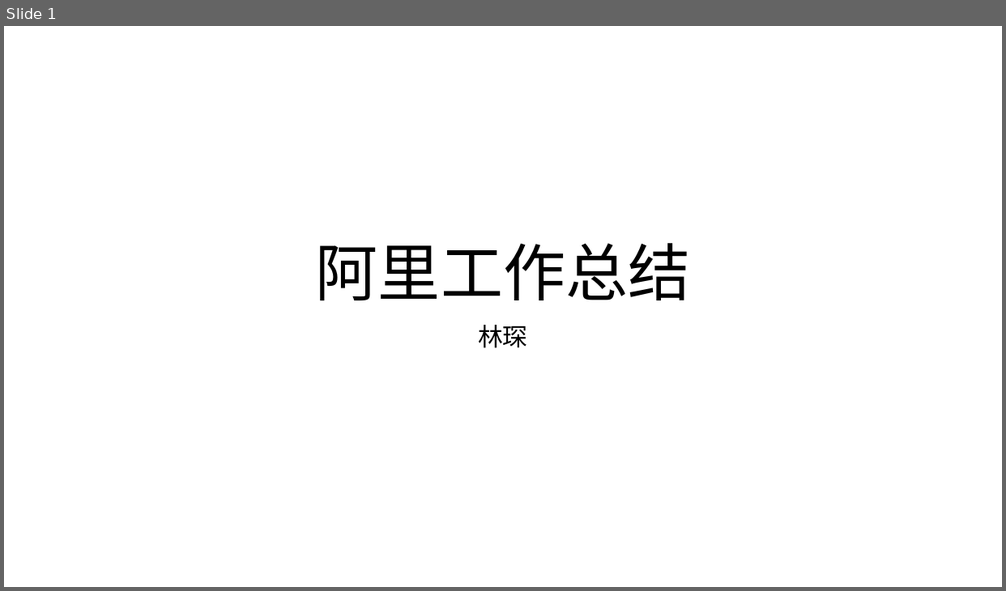
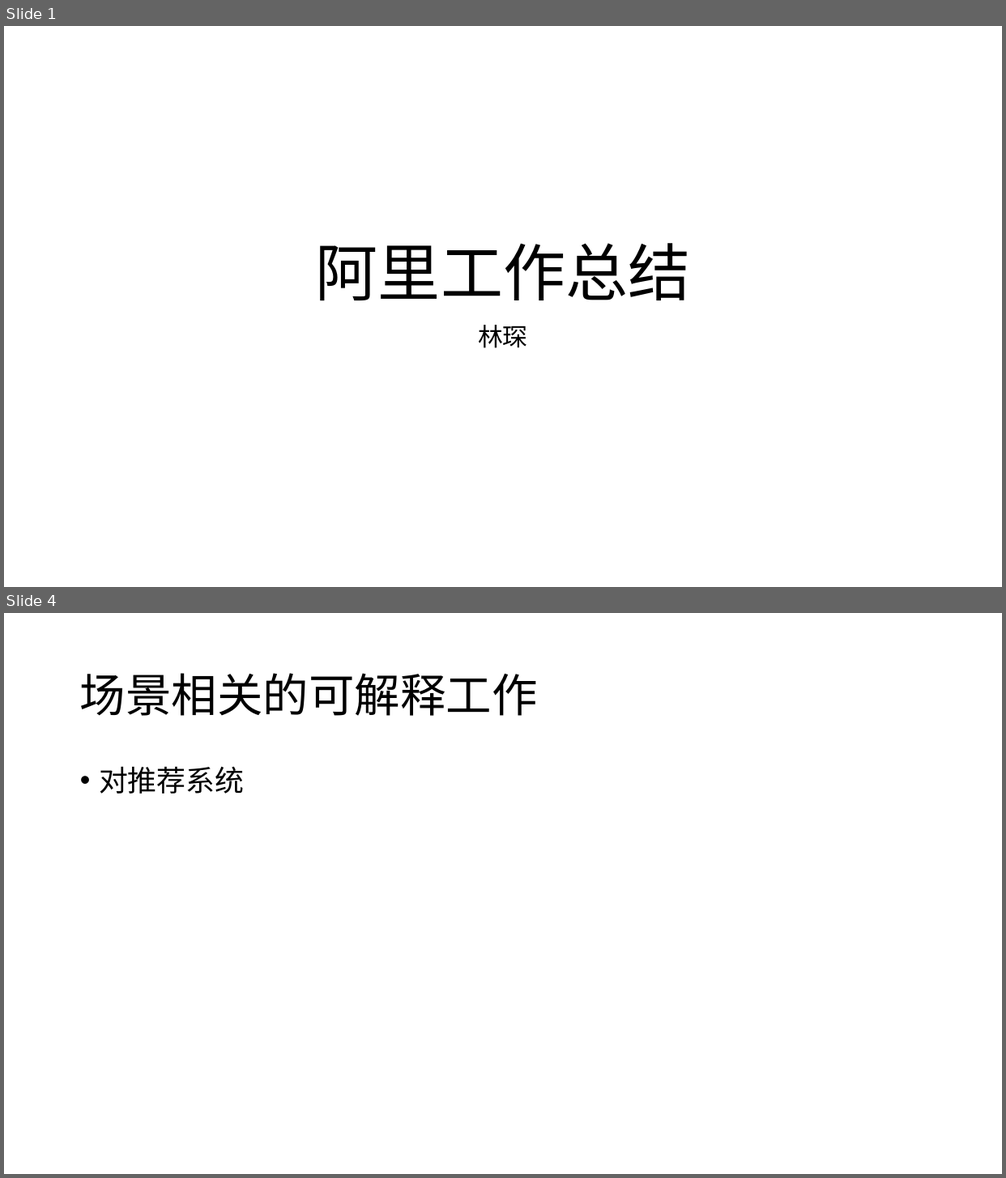
Before and after one commit to cheyennelin/Ali, a slide deck: 8月总结.pptx. Shown one above the other, each under a label of ours: slide 1 before the commit, slides 1 and 4 after it; the slides between them are not shown. The pictures are 1006x591 and 1006x1178 pixels, drawn with LibreOffice and Linux fonts; fonts in the diff are those of the drawing. Boxes give left, top, right and bottom in pixels: in the first picture for what was removed or moved away, otherwise in the second. Text is boxed around its words. In the diff, an @@ line names an element or a change of style, - is before the commit and + after.

```diff
--- a/8月总结.pptx
+++ b/8月总结.pptx
@@ slide 4 added at <box>4,613,1002,1174</box>, background #FFFFFF @@
@@ title added at <box>80,673,538,716</box>, 44 pt, text #000000 @@
+场景相关的可解释工作
@@ text added at <box>99,766,244,794</box>, 28 pt, text #000000 @@
+• 对推荐系统
```
Also in this commit, not shown: 1 slide changed, 2 other slides added.
